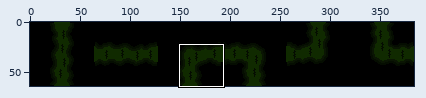
Two versions of one sprite sheet, Assets/Sprites/Tiles/Tier2/Thicket-Sheet.png. The picture above shows the old version from afar; the outline marks the close-up.
Close-up. Before the commit:
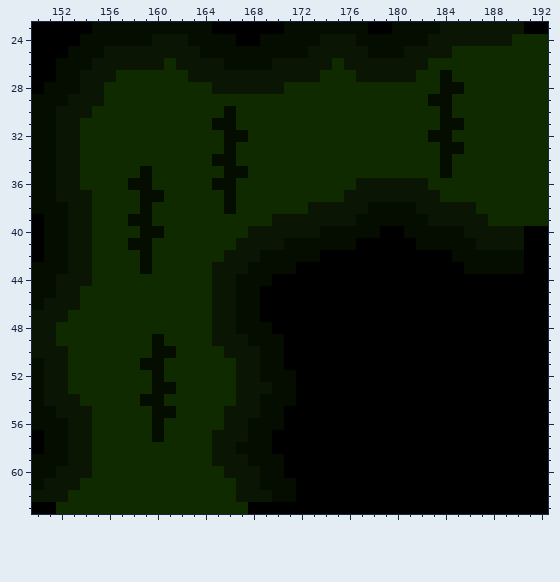
The file is 384x64 pixels. Shown: x 150..192, y 23..63. The commit also changed other parts of the picture, which this record leaves out.
New version:
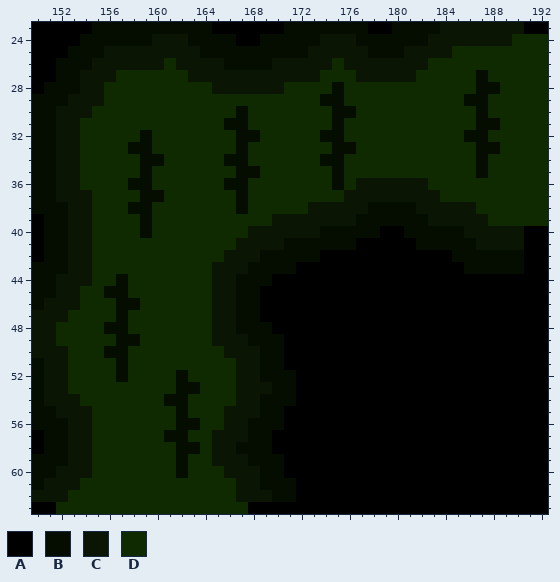
Palette (. is transparent): A #000000  B #050d01  C #0a1503  D #102a00
The exact change:
Changed rows in their new state; - is an unchanged pixel.
first column x 156:
27 ----------------------------D--B-
28 -------------------B--------DD-BB
29 ------------------BB-------DD-BB-
30 ----------DB-------BB-------D--B-
31 ---------D-B-------B--------DD-BB
32 ---B------D-B-----BB-------DD-BB-
33 --BB------DB-------BB-------DD-BB
34 ---BB----D-B------BB--------D--B-
35 ----------D-B------B--------D--B-
36 ---------D-B-------B-------------
37 ----------DB---------------------
38 --B-------DB---------------------
39 --D------------------------------
40 ----D----------------------------
41 --DD-----------------------------
42 ---D-----------------------------
43 ---D-----------------------------
44 -B-------------------------------
45 BB-------------------------------
46 -BB------------------------------
47 -B-------------------------------
48 BB-------------------------------
49 -BB-D----------------------------
50 BB--DD---------------------------
51 -B-DD----------------------------
52 -B--D-B--------------------------
53 ----DDBB-------------------------
54 ---DDBB--------------------------
55 ----DDB--------------------------
56 ----D-BB-------------------------
57 ----DBB--------------------------
58 ------BB-------------------------
59 ------B--------------------------
60 ------B--------------------------
